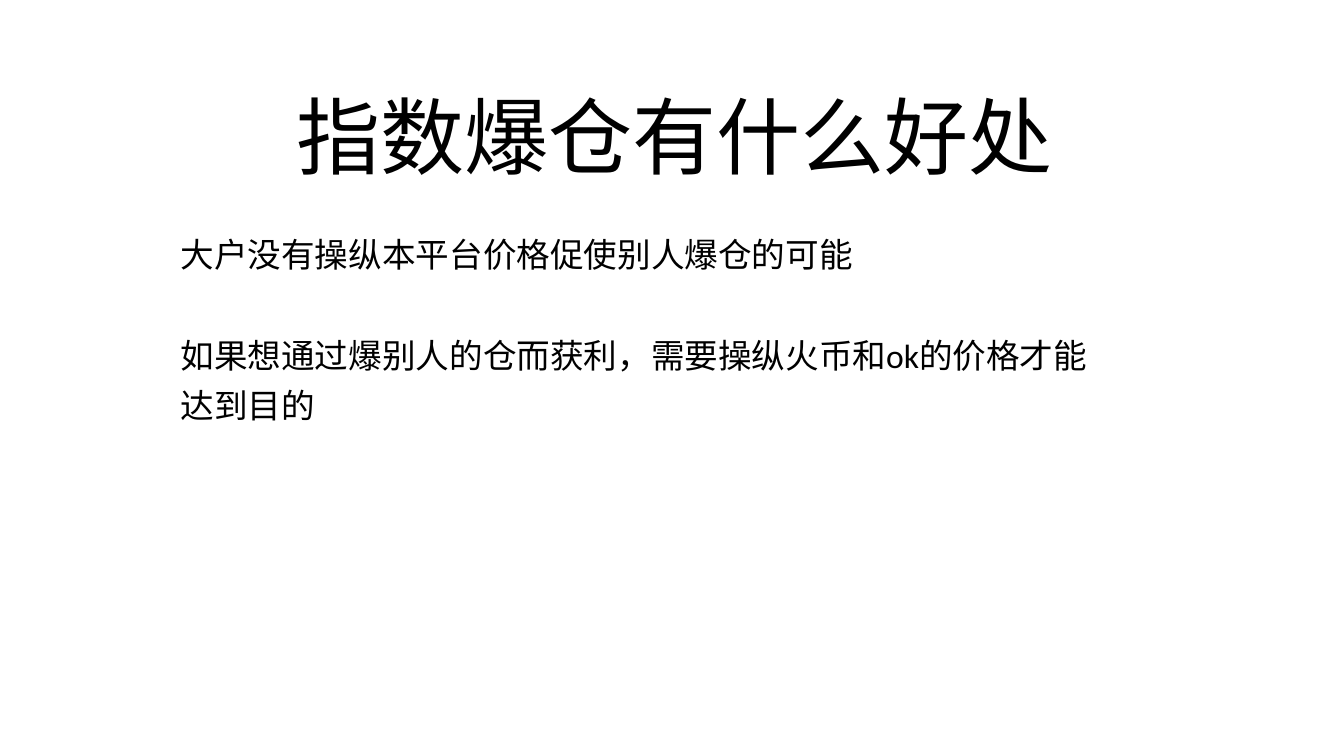
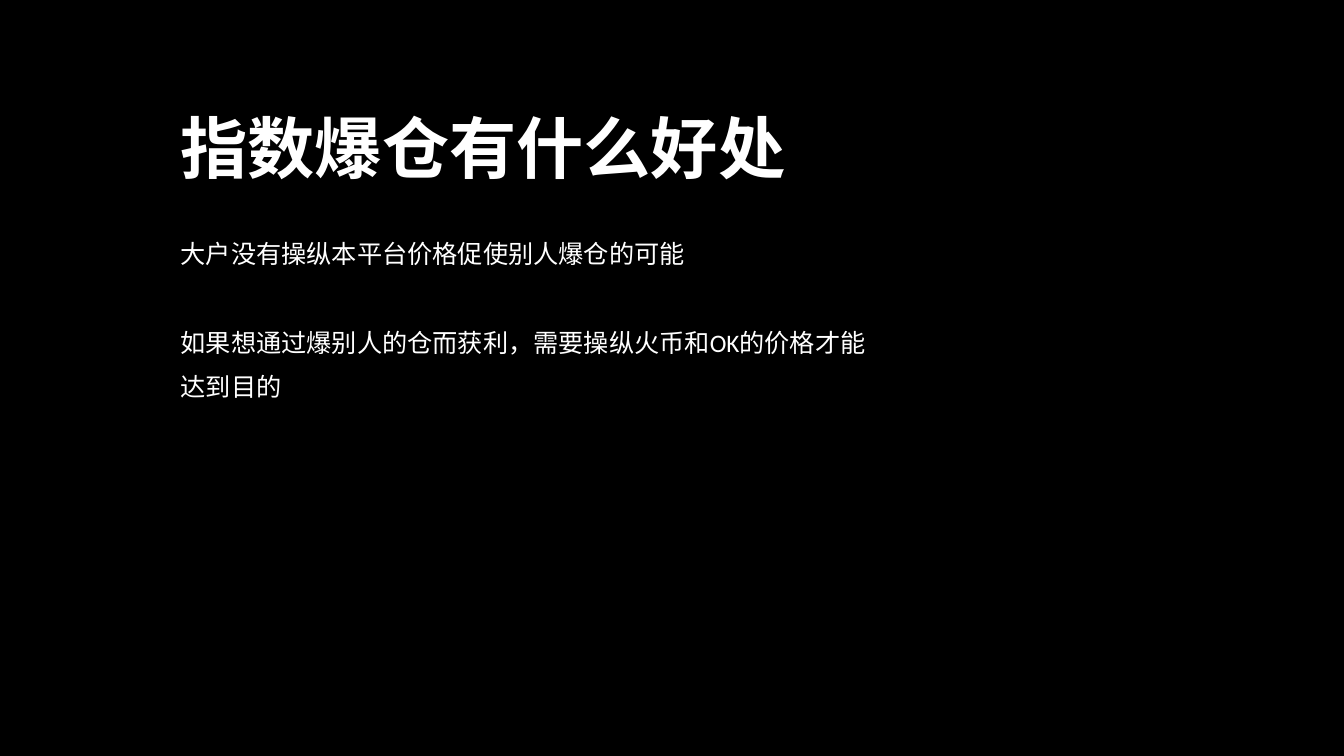
Before and after one commit to BitStar-UX/picture, a slide deck: slide 3 of 行情图/什么是爆仓.pptx. Drawn at 1344x756 pixels with LibreOffice and Linux fonts; fonts in the diff are those of the drawing; background and template pictures are left out. Boxes give left, top, right and bottom in pixels: in the first picture for what was removed or moved away, otherwise in the second. Text is boxed around its words. In the diff, an @@ line names an element or a change of style, - is before the commit and + after.

```diff
--- a/行情图/什么是爆仓.pptx
+++ b/行情图/什么是爆仓.pptx
@@ background #FFFFFF to picture (left out) @@
@@ title "指数爆仓有什么好处" at (x1=181, y1=116, x2=786, y2=180): size 60 to 48 pt, text colour #000000 to #FFFFFF, bold on; alignment centre to left; line spacing 0.9 to 1 @@
@@ subtitle at (x1=181, y1=241, x2=685, y2=398): size 24 to 18 pt, text colour #000000 to #FFFFFF in "大户没有操纵本平台价格促使别人爆仓的可能", "达到目的"; line spacing 0.9 to 1 @@
@@ subtitle at (x1=181, y1=330, x2=866, y2=355): text changed; size 24 to 18 pt; text colour #000000 to #FFFFFF @@
-如果想通过爆别人的仓而获利，需要操纵火币和ok的价格才能
+如果想通过爆别人的仓而获利，需要操纵火币和OK的价格才能
```
Also in this commit, not shown: 7 other slides changed.
